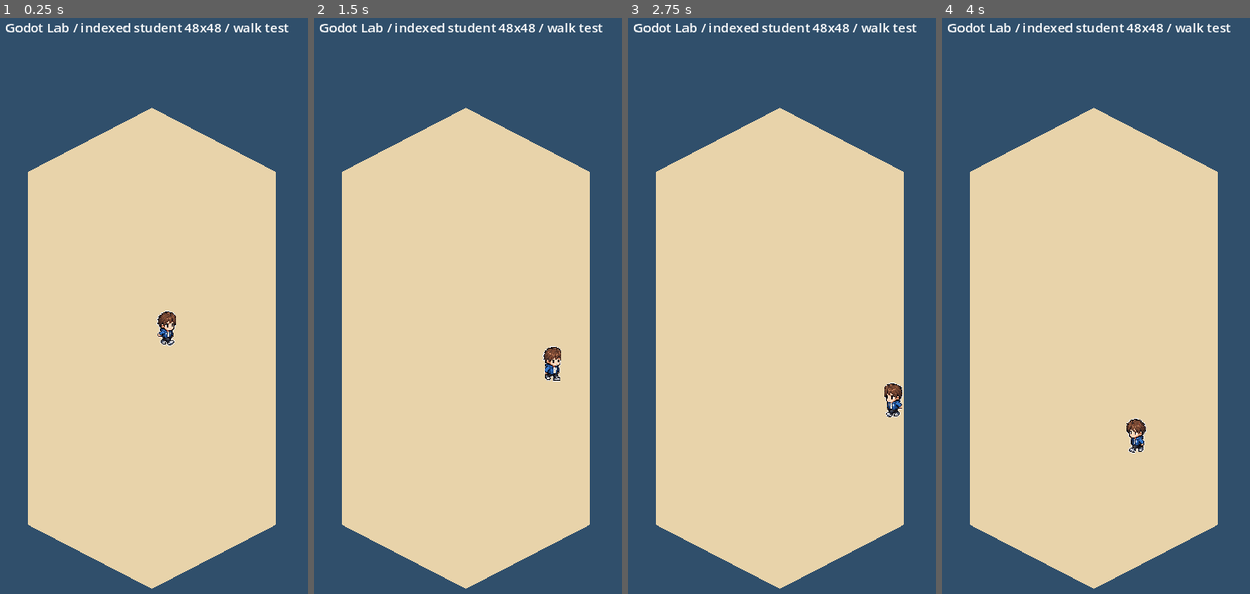
Above: before the commit, frames 1-4 (left to right).
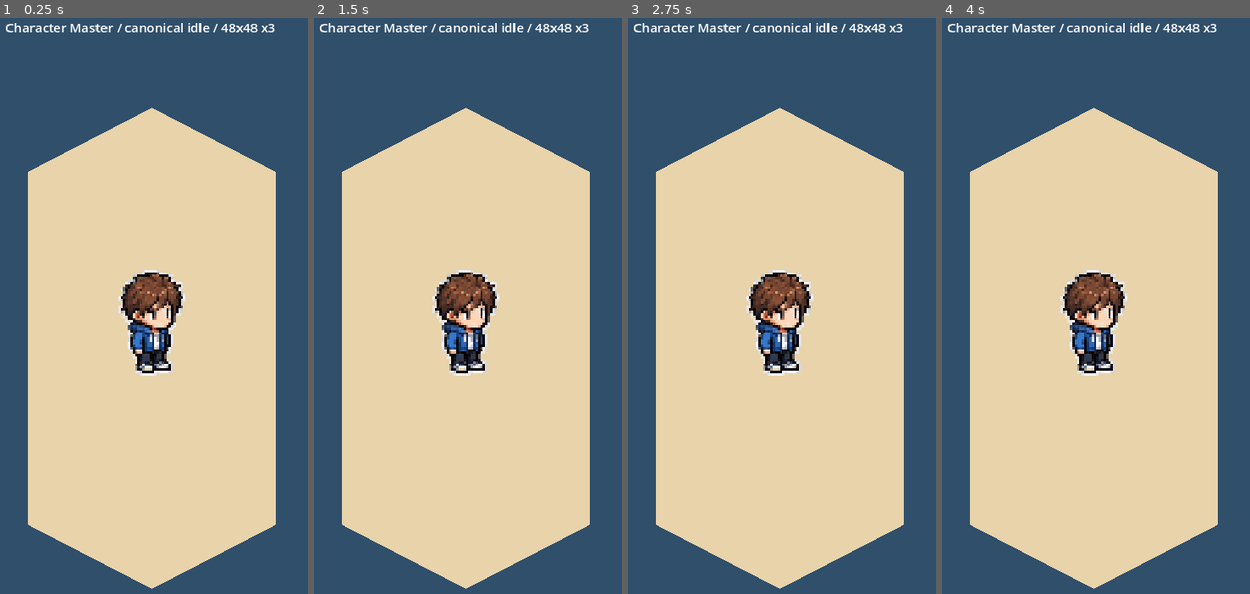
Above: after the commit, the same moments.

Repository: mth310-sys/Chappy5
Game: Godot game, scene res://main.tscn
Two runs of this game, one before a commit and one after it. Both use one fixed random seed, a clock stepped at 60 frames per second and the inputs below.
Inputs:
- Up to frame 1 (0.25 s): no input
- Up to frame 2 (1.5 s): no input
- Up to frame 3 (2.75 s): no input
- Up to frame 4 (4 s): no input

The runs differ from the first frame. In frame 1, 3.6% of the frame differs, in the area x 3-94%, y 0-63%; in frame 2, 3.8%; in frame 3, 3.8%; in frame 4, 3.8%, in the area x 3-94%, y 0-76%.

Commit message:
Focus Godot lab on canonical student idle inspection

Diff:
--- a/godot/slot-pachiro/main.gd
+++ b/godot/slot-pachiro/main.gd
@@ -1,23 +1,12 @@
 extends Node2D
-
-const SPEED := 80.0
-var direction := Vector2(1, 0.5).normalized()
 
 @onready var student: Node2D = $Student
 @onready var status: Label = $UI/Status
 
 func _ready() -> void:
-	status.text = "Godot Lab / indexed student 48x48 / walk test"
-	student.set_motion(direction)
-
-func _process(delta: float) -> void:
-	student.position += direction * SPEED * delta
-	var bounced := false
-	if student.position.x > 340.0 or student.position.x < 50.0:
-		direction.x *= -1.0
-		bounced = true
-	if student.position.y > 700.0 or student.position.y < 180.0:
-		direction.y *= -1.0
-		bounced = true
-	if bounced:
-		student.set_motion(direction)
+	# Character-first inspection mode.
+	# Canonical reference: the approved "大学生風 キャラクタースプライト" sheet.
+	status.text = "Character Master / canonical idle / 48x48 x3"
+	student.position = Vector2(195.0, 470.0)
+	student.scale = Vector2(3.0, 3.0)
+	student.set_motion(Vector2.ZERO)
